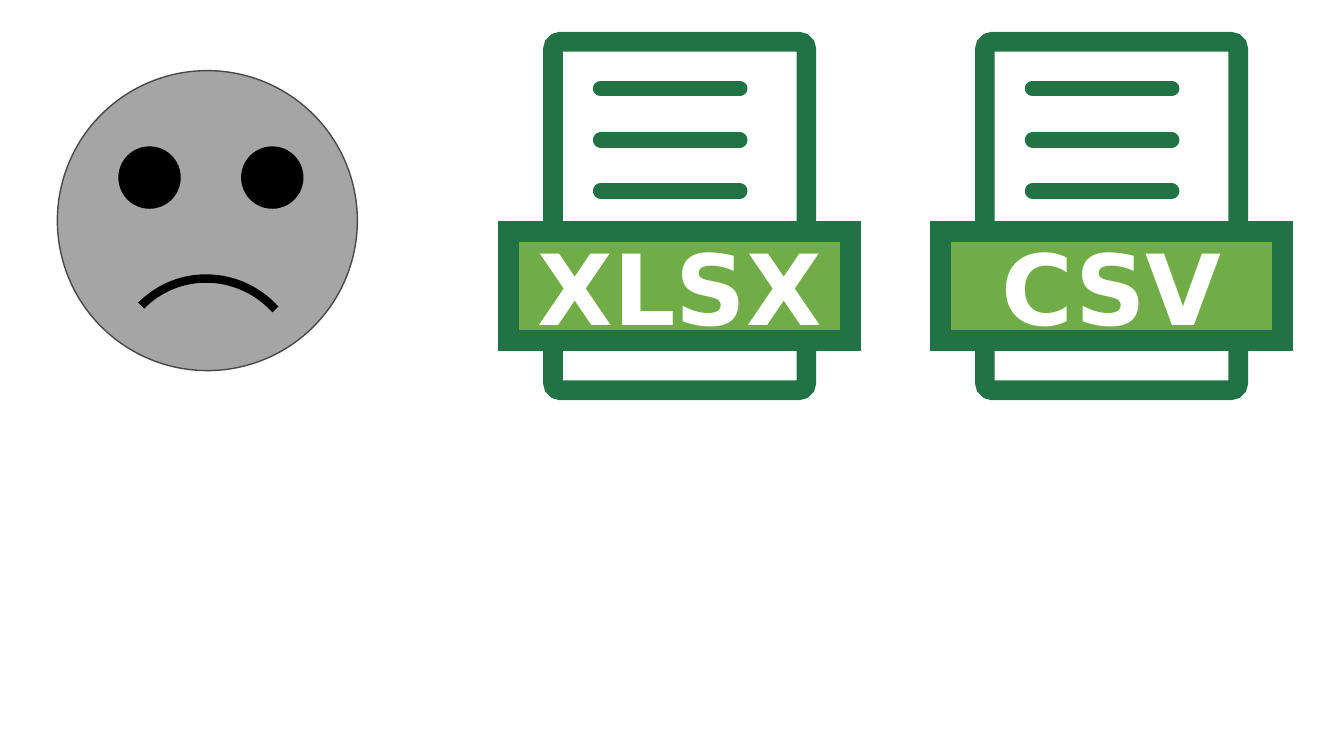
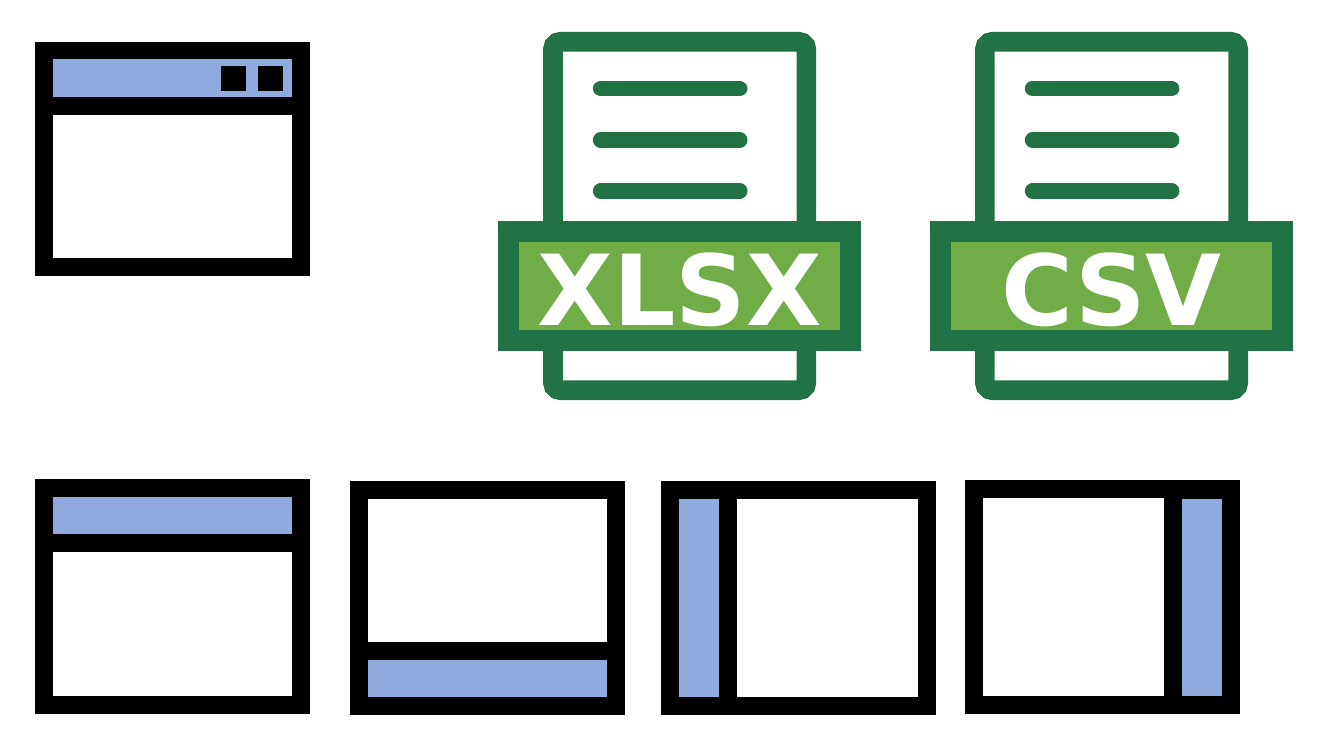
Before and after one commit to scrutinydebugger/scrutiny-devtools, a slide deck: slide 6 of graphics/graphics.pptx. Drawn at 1344x756 pixels with LibreOffice and Linux fonts; fonts in the diff are those of the drawing. Boxes give left, top, right and bottom in pixels: in the first picture for what was removed or moved away, otherwise in the second. Text is boxed around its words. In the diff, an @@ line names an element or a change of style, - is before the commit and + after.

```diff
--- a/graphics/graphics.pptx
+++ b/graphics/graphics.pptx
@@ group added at (43, 50, 300, 267): 2 rounded rectangles, 2 rectangles @@
@@ group removed at (57, 71, 358, 502): 3 ellipses, 1 arc (boxed as its full ellipse) @@
@@ rounded rectangle added at (43, 488, 300, 705), outline #000000 12.75 pt @@
@@ rounded rectangle added at (43, 488, 300, 543), fill #8FAADC, outline #000000 12.75 pt @@
@@ rounded rectangle added at (360, 490, 617, 707), outline #000000 12.75 pt @@
@@ rounded rectangle added at (670, 490, 928, 707), outline #000000 12.75 pt @@
@@ rounded rectangle added at (670, 490, 728, 707), fill #8FAADC, outline #000000 12.75 pt @@
@@ rounded rectangle added at (974, 489, 1231, 706), outline #000000 12.75 pt @@
@@ rounded rectangle added at (1174, 490, 1231, 706), fill #8FAADC, outline #000000 12.75 pt @@
@@ rounded rectangle added at (360, 651, 617, 707), fill #8FAADC, outline #000000 12.75 pt @@
```
Also in this commit, not shown: 1 other slide changed, 7 other files.
